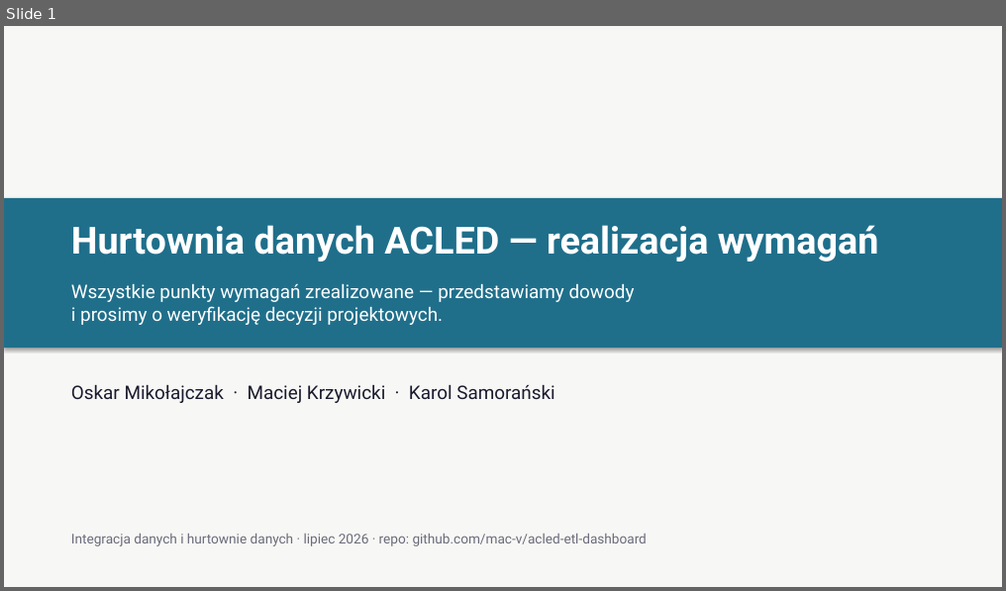
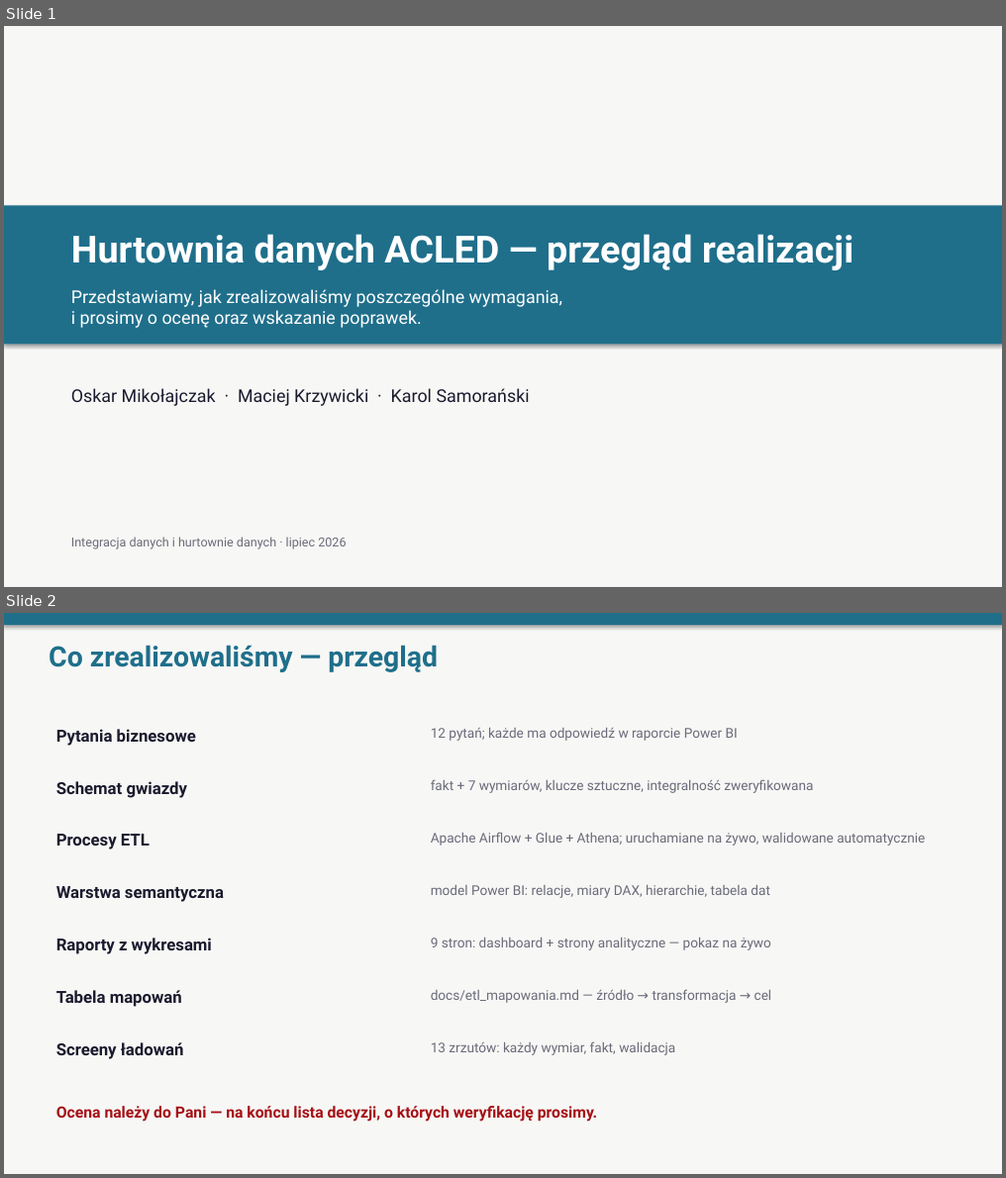
Before and after one commit to oskarfightingthekube/acled-etl-dashboard, a slide deck: docs/prezentacja_obrona.pptx. Shown one above the other, each under a label of ours: slide 1 before the commit, slides 1 and 2 after it. The pictures are 1006x591 and 1006x1178 pixels, drawn with LibreOffice and Linux fonts; fonts in the diff are those of the drawing. Boxes give left, top, right and bottom in pixels: in the first picture for what was removed or moved away, otherwise in the second. Text is boxed around its words. In the diff, an @@ line names an element or a change of style, - is before the commit and + after.

```diff
--- a/docs/prezentacja_obrona.pptx
+++ b/docs/prezentacja_obrona.pptx
@@ slide 2 added at (4, 613, 1002, 1174), background #F7F7F5 @@
@@ rectangle added at (4, 613, 1002, 625), fill #1F6F8B @@
@@ text added at (49, 645, 438, 672), 27 pt, text #1F6F8B, bold @@
+Co zrealizowaliśmy — przegląd
@@ text added at (56, 729, 196, 746), 16 pt, text #1A1A2E, bold @@
+Pytania biznesowe
@@ text added at (431, 728, 738, 741), 13 pt, text #6B6B7B @@
+12 pytań; każde ma odpowiedź w raporcie Power BI
@@ text added at (56, 781, 188, 798), 16 pt, text #1A1A2E, bold @@
+Schemat gwiazdy
@@ text added at (431, 779, 813, 793), 13 pt, text #6B6B7B @@
+fakt + 7 wymiarów, klucze sztuczne, integralność zweryfikowana
@@ text added at (56, 834, 150, 850), 16 pt, text #1A1A2E, bold @@
+Procesy ETL
@@ text added at (431, 832, 925, 846), 13 pt, text #6B6B7B @@
+Apache Airflow + Glue + Athena; uruchamiane na żywo, walidowane automatycznie
@@ text added at (56, 886, 224, 902), 16 pt, text #1A1A2E, bold @@
+Warstwa semantyczna
@@ text added at (431, 885, 770, 898), 13 pt, text #6B6B7B @@
+model Power BI: relacje, miary DAX, hierarchie, tabela dat
@@ text added at (56, 938, 212, 955), 16 pt, text #1A1A2E, bold @@
+Raporty z wykresami
@@ text added at (431, 938, 771, 951), 13 pt, text #6B6B7B @@
+9 stron: dashboard + strony analityczne — pokaz na żywo
@@ text added at (56, 990, 182, 1007), 16 pt, text #1A1A2E, bold @@
+Tabela mapowań
@@ text added at (431, 989, 772, 1003), 13 pt, text #6B6B7B @@
+docs/etl_mapowania.md — źródło → transformacja → cel
@@ text added at (56, 1043, 184, 1059), 16 pt, text #1A1A2E, bold @@
+Screeny ładowań
@@ text added at (431, 1042, 675, 1056), 13 pt, text #6B6B7B @@
+13 zrzutów: każdy wymiar, fakt, walidacja
@@ text added at (56, 1106, 597, 1122), 15 pt, text #A50F15, bold @@
+Ocena należy do Pani — na końcu lista decyzji, o których weryfikację prosimy.
@@ slide 1 changed as well @@
@@ rectangle: place and size @@
-rectangle at (4, 198, 1002, 348)
+rectangle at (4, 205, 1002, 344)
@@ text at (71, 234, 853, 271): text changed @@
-Hurtownia danych ACLED — realizacja wymagań
+Hurtownia danych ACLED — przegląd realizacji
@@ text at (71, 289, 562, 328): text changed; size 18 to 17 pt @@
-Wszystkie punkty wymagań zrealizowane — przedstawiamy dowody
-i prosimy o weryfikację decyzji projektowych.
+Przedstawiamy, jak zrealizowaliśmy poszczególne wymagania,
+i prosimy o ocenę oraz wskazanie poprawek.
@@ text "Oskar Mikołajczak · Maciej Krzywicki ..." at (71, 388, 530, 406): size 18 to 17 pt @@
@@ text at (71, 537, 346, 550): text changed; size 13 to 12 pt @@
-Integracja danych i hurtownie danych · lipiec 2026 · repo: github.com/mac-v/acled-etl-dashboard
+Integracja danych i hurtownie danych · lipiec 2026
```
Also in this commit, not shown: 9 other slides changed, 3 other slides added, 6 slides removed.
